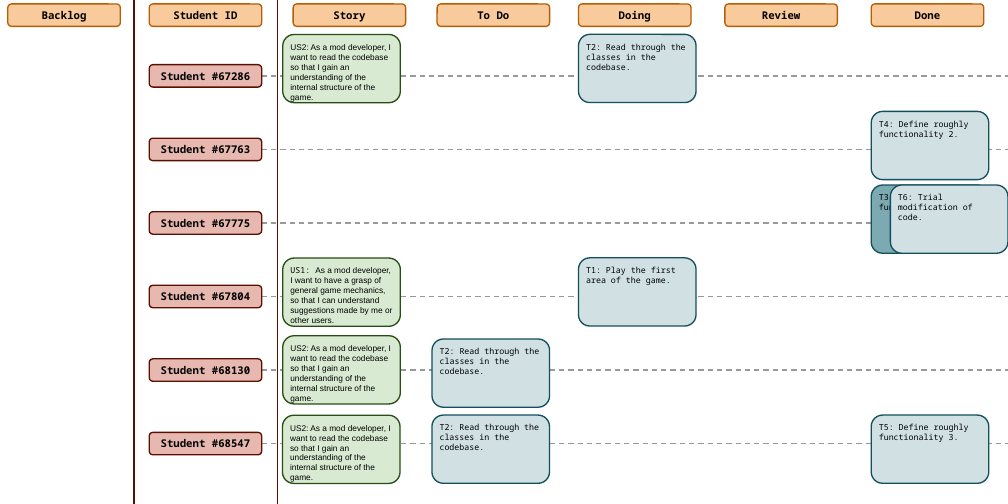
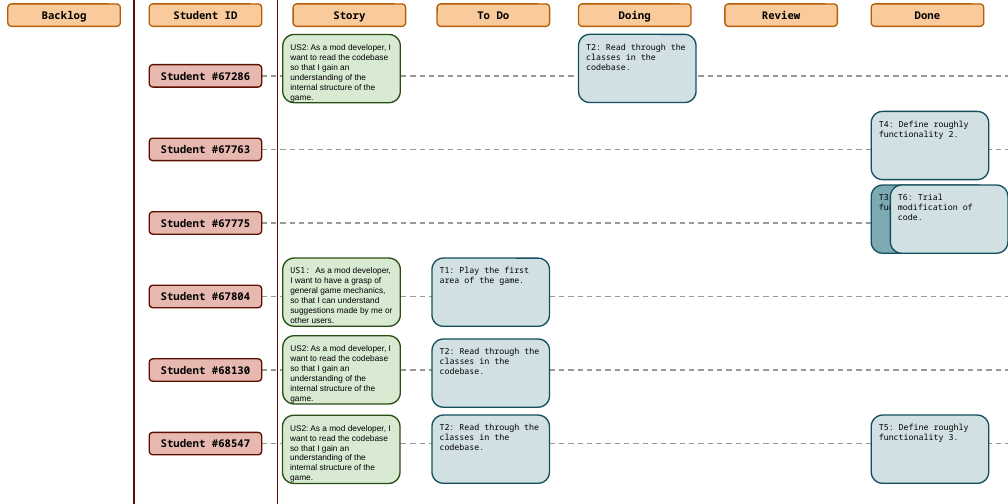
Before and after one commit to gabits17/Mindustry-Add-ons-SE-Project, a slide deck: slide 15 of SE202526/Management/Scrum Board.pptx. Drawn at 1008x504 pixels with LibreOffice and Linux fonts; fonts in the diff are those of the drawing. Boxes give left, top, right and bottom in pixels: in the first picture for what was removed or moved away, otherwise in the second. Text is boxed around its words. In the diff, an @@ line names an element or a change of style, - is before the commit and + after.

```diff
--- a/SE202526/Management/Scrum Board.pptx
+++ b/SE202526/Management/Scrum Board.pptx
@@ rounded rectangle "T1: Play the first area ...": place and size @@
-rounded rectangle "T1: Play the first area ..." at (579, 258, 696, 326)
+rounded rectangle "T1: Play the first area ..." at (432, 258, 550, 326)
```
Also in this commit, not shown: 3 other files.
